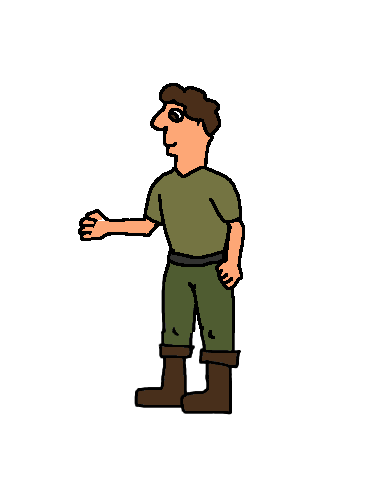
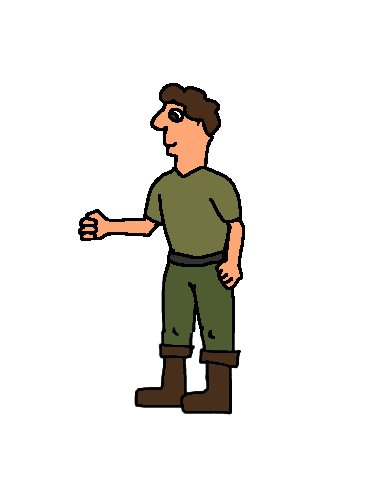
Comparing the layer stacks of the two (370, 500) images. Changes:
moved "right palm" above "right hand", painted on it over [91, 218, 130, 238]
